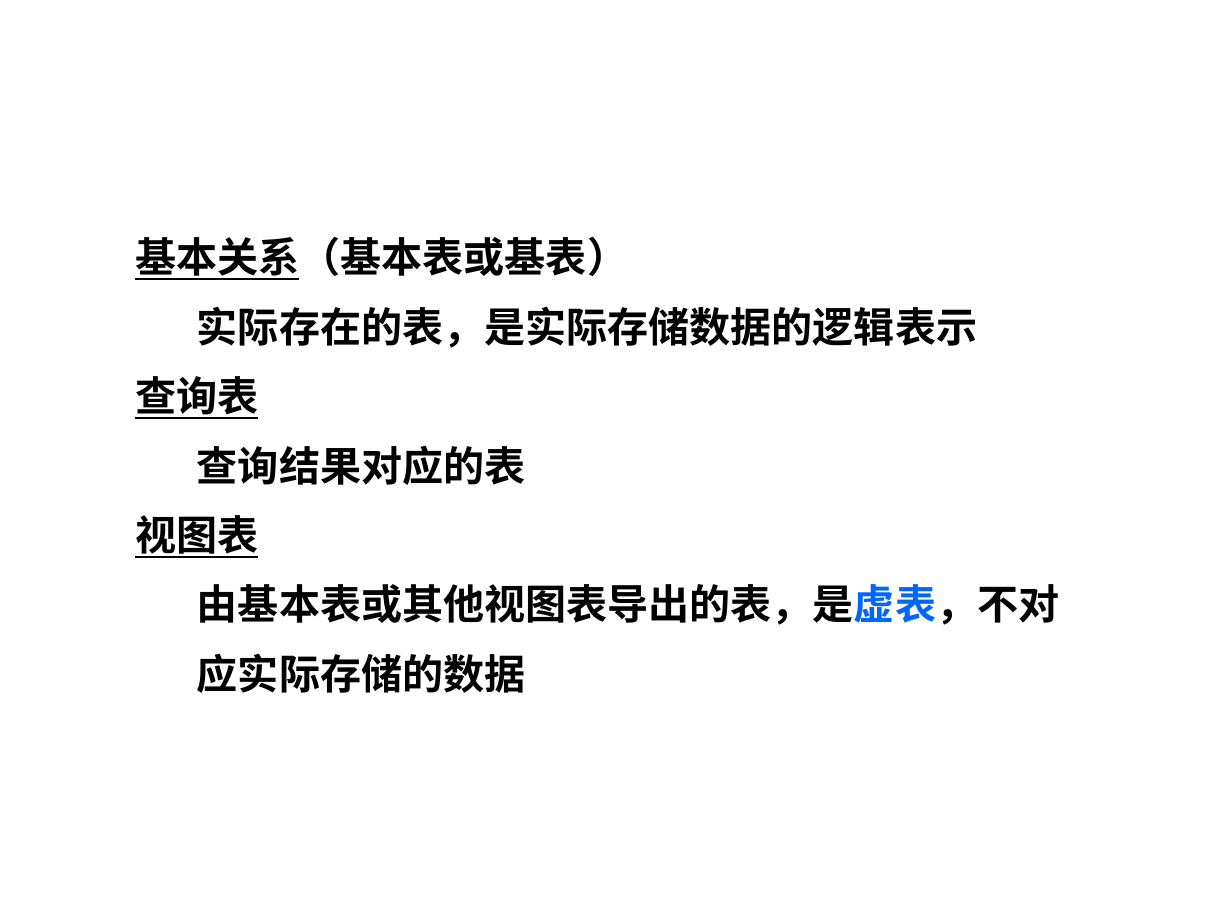
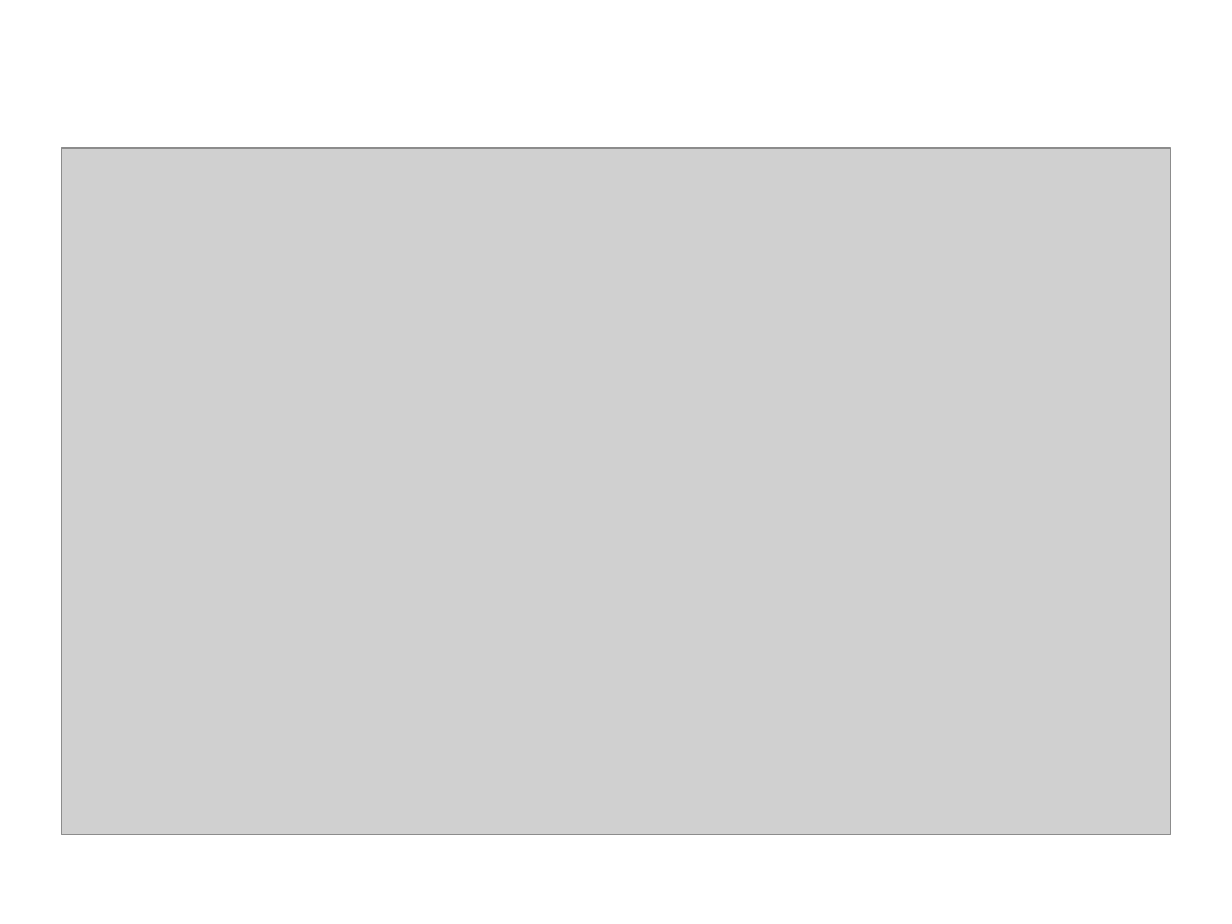
Before and after one commit to HBU/DataBase, a slide deck: slide 16 of PPT/DB第02章.ppt. Drawn at 1232x924 pixels with LibreOffice and Linux fonts; fonts in the diff are those of the drawing; grey boxes stand for pictures; background and template pictures are left out. Boxes give left, top, right and bottom in pixels: in the first picture for what was removed or moved away, otherwise in the second. Text is boxed around its words. In the diff, an @@ line names an element or a change of style, - is before the commit and + after.

```diff
--- a/PPT/DB第02章.ppt
+++ b/PPT/DB第02章.ppt
@@ picture added at [62,148,1170,834] @@
@@ text removed at [135,236,1059,693] @@
-  基本关系（基本表或基表）
-    实际存在的表，是实际存储数据的逻辑表示
-  查询表
-    查询结果对应的表
-  视图表
-    由基本表或其他视图表导出的表，是虚表，不对
-    应实际存储的数据
```
Also in this commit, not shown: 24 other slides changed, 6 other files.
